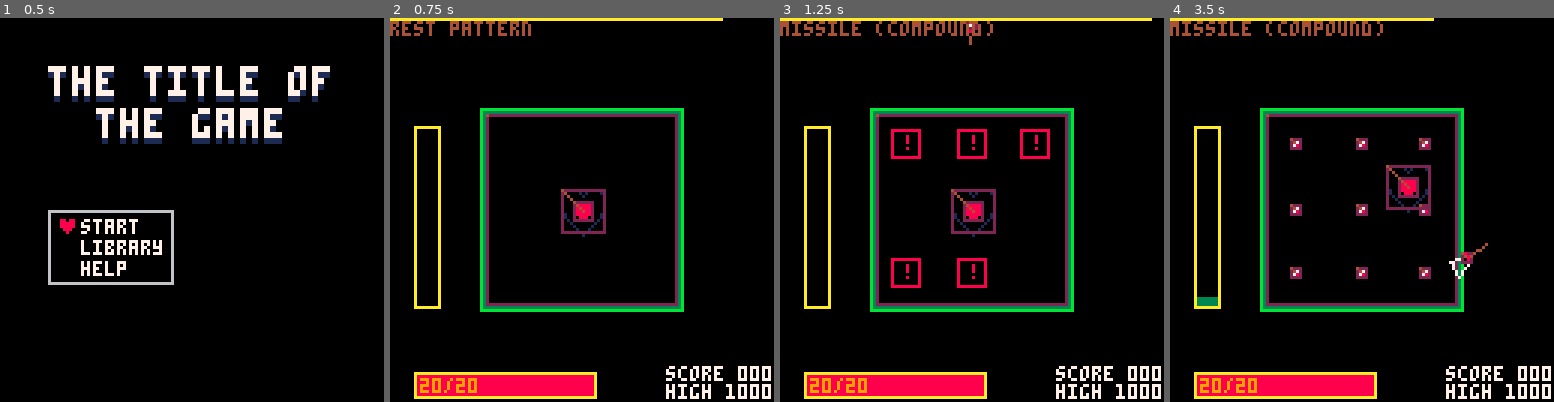
Above: before the commit, frames 1-4 (left to right).
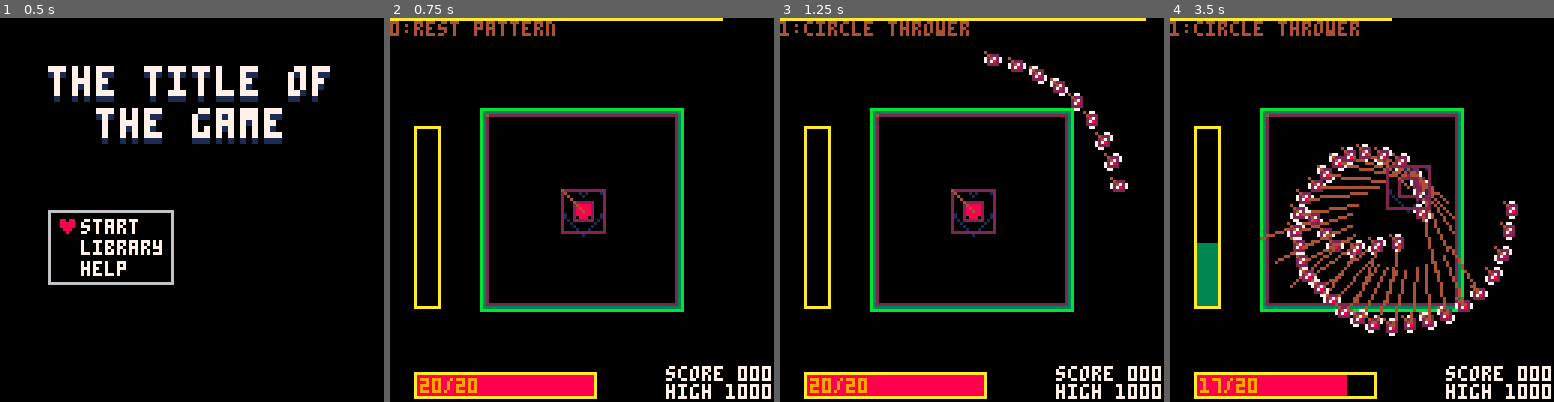
Above: after the commit, the same moments.

Repository: GiovanH/Pico8_Dev
Game: PICO-8 cartridge undertale.p8
Same seed, same stepped clock (60 frames per second), same inputs: the game is played once before the commit and once after it.
Inputs:
- Up to frame 1 (0.5 s): tap X (X key) at 0.33 s
- Up to frame 2 (0.75 s): tap O (Z key) at 0.7 s
- Up to frame 3 (1.25 s): tap X (X key) at 1.07 s
- Up to frame 4 (3.5 s): hold Right 1.6-2.1 s; tap O (Z key) every 0.4 s from 1.7 to 3.3 s; tap X (X key) at 1.85, 2.97 s; hold Up 2.15-2.42 s; hold Right 2.47-3.03 s; hold Left from 3.08 s (still down)

Frame 1 is identical in both runs. In frame 2, 0.7% of the frame differs, in the area x 0-43%, y 0-5%; in frame 3, 3.2%; in frame 4, 10%, in the area x 0-91%, y 0-99%.

Commit message:
Pattern difficulty

Diff:
--- a/undertale.p8
+++ b/undertale.p8
@@ -43,6 +43,17 @@
   s="0"..s
  end
  return s
+end
+
+-- merge arrays
+function arrConcat(...)
+ local ret = {}
+ for i, list in ipairs{...} do
+  for _, v in ipairs(list) do
+   add(ret, v)
+  end
+ end
+ return ret
 end
 
 -- print all arguments
@@ -756,7 +767,7 @@
  local perc = amt / max
  local hpbox = bbox(origin, vec(8, -60))
  local hplostv = vec(0, hpbox.h * (perc - 1))
- printa(perc, hpbox, hplost)
+ -- printa(perc, hpbox, hplost)
  rectfill(mrconcatu(hpbox:grow(hplostv), col))
  rect(mrconcatu(hpbox, 10))
 -- print(amt .. "/" .. max, mrconcatu(origin+vec(2,2), 9))
@@ -1333,24 +1344,25 @@
 --  subpatterns = {pat_bluebar, pat_gapbar}
 -- }
 
-local lib_patterns = {
+local lib_patterns_easy = {
+ pat_miner,
  pat_missile,
- -- pat_comp_spread,
+ pat_gapbar,
+ pat_rain,
+}
+local lib_patterns_med = {
  pat_spreadthrow,
- pat_gapbar,
- -- pat_comp_bars,
- -- pat_bluesbar,
- -- pat_redbar,
+ pat_meteor,
+ pat_circthrow,
+ pat_randthrow,
+}
+local lib_patterns_hard = {
+ pat_comp_missile,
  pat_comp_rain,
  pat_sinbar,
- pat_meteor,
- -- pat_missile,
- pat_comp_missile,
- pat_miner,
- pat_rain,
- pat_circthrow,
- pat_randthrow
-}
+}
+
+local lib_patterns = arrConcat(lib_patterns_easy, lib_patterns_med, lib_patterns_hard)
 
 -- Stage
 
@@ -1373,7 +1385,8 @@
  cur_pattern = nil,
  z = -1,
  onlypattern = nil,
- patternbag = {}
+ patternbag = {},
+ difficulty_cutoff = 15
 }
 function t_arena:update()
  -- move arena with p2
@@ -1393,6 +1406,7 @@
 function t_arena:onadd()
  self.stage.arena = self
  self.stage:add(t_arena_frame(self))
+ self.wave_num = 0
 end
 function t_arena:coupdate()
  while true do
@@ -1420,8 +1434,15 @@
  -- Add new pattern to stage
  -- Set cur_pattern to new pattern
  -- Wait for cur_pattern to die
+ self.wave_num += 1
  if #self.patternbag < 1 then
-  self.patternbag = {unpack(lib_patterns), unpack(lib_patterns)}
+  if self.wave_num > self.difficulty_cutoff then
+   printh("New hard/med bag")
+   self.patternbag = arrConcat(lib_patterns_med, lib_patterns_hard)
+  else
+   printh("New easy/med bag")
+   self.patternbag = arrConcat(lib_patterns_easy, lib_patterns_med)
+  end
   shuffle_table(self.patternbag)
  end
  local pat = self.onlypattern or rndc(self.patternbag)
@@ -1439,7 +1460,7 @@
 function t_arena:drawui()
  local label = "undefined"
  if (self.cur_pattern) then
-  label = self.cur_pattern.name
+  label = self.wave_num .. ':' .. self.cur_pattern.name
  end
  print(label, 0, 1)
 end
